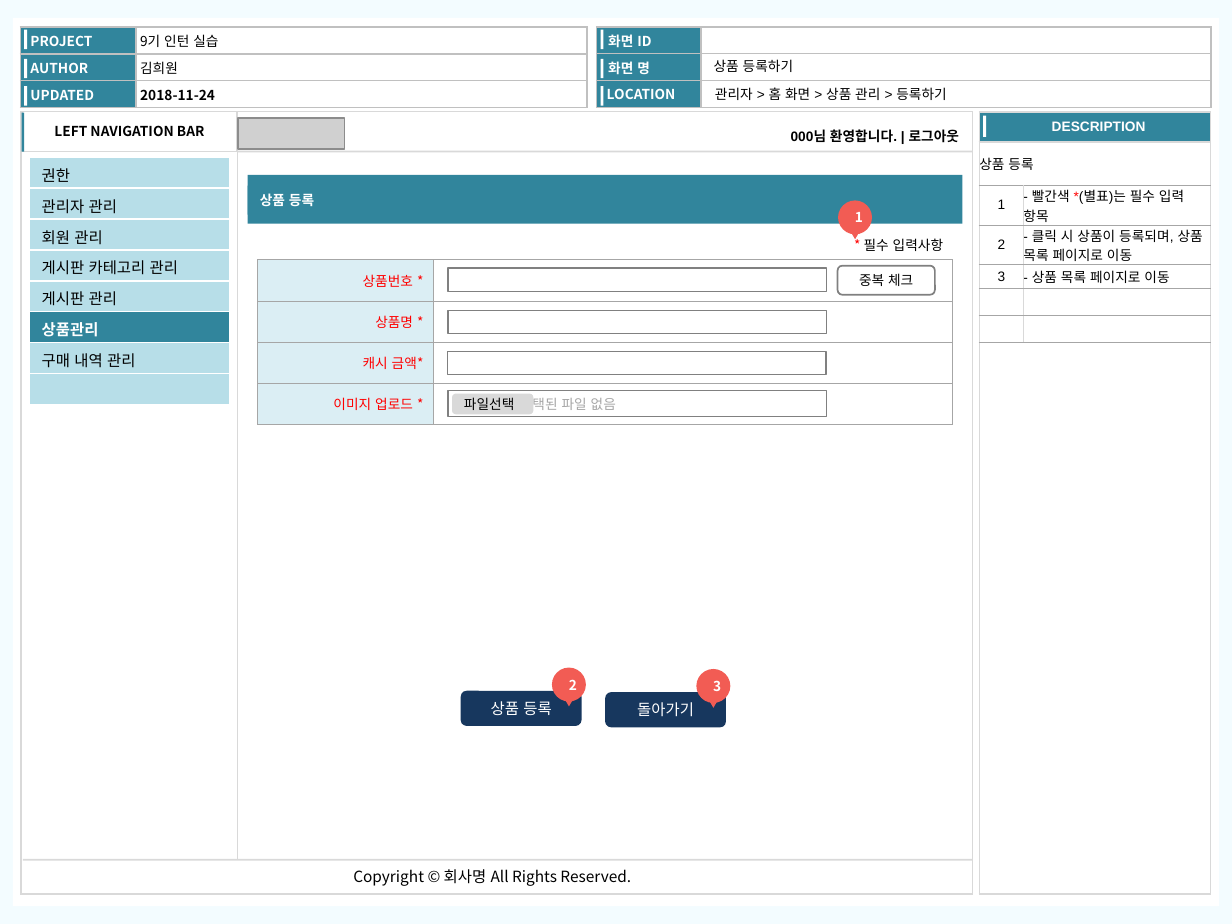
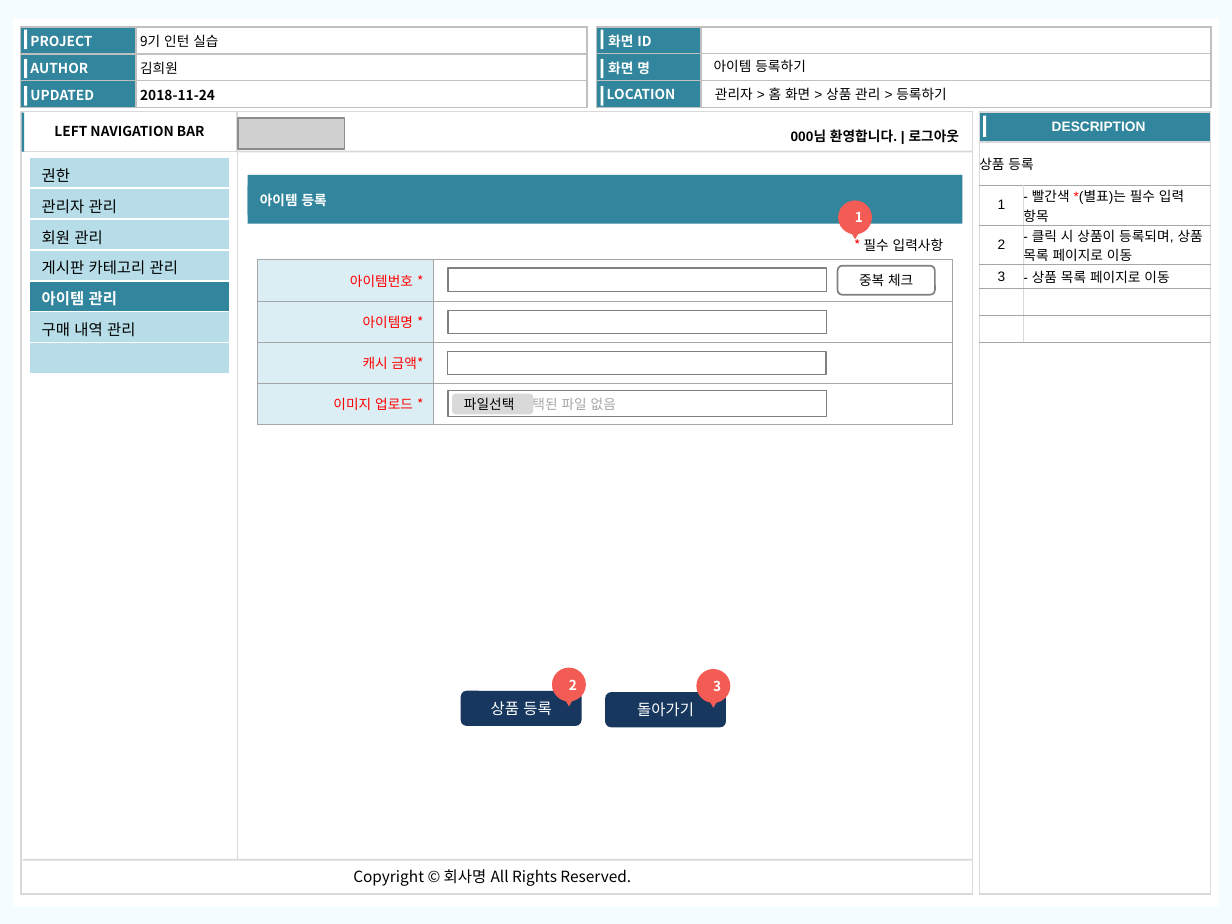
Before and after one commit to kimheewon/project, a slide deck: slide 36 of Document/인턴_김희원_산출물_화면정의서_관리자_v1.2.2.pptx. Drawn at 1232x924 pixels with LibreOffice and Linux fonts; fonts in the diff are those of the drawing; grey boxes stand for pictures. Boxes give left, top, right and bottom in pixels: in the first picture for what was removed or moved away, otherwise in the second. Text is boxed around its words. In the diff, an @@ line names an element or a change of style, - is before the commit and + after.

```diff
--- a/Document/인턴_김희원_산출물_화면정의서_관리자_v1.2.2.pptx
+++ b/Document/인턴_김희원_산출물_화면정의서_관리자_v1.2.2.pptx
@@ text at (714,59,806,72): text changed @@
-상품 등록하기
+아이템 등록하기
@@ table at (30,158,229,373) @@
-row 5: 게시판 관리
-row 6: 상품관리
+row 5: 아이템 관리
@@ text at (260,193,327,207): text changed @@
-상품 등록
+아이템 등록
@@ table at (257,260,952,425) @@
-row 1, column 1: 상품번호 *
+row 1, column 1: 아이템번호 *
-row 2, column 1: 상품명 *
+row 2, column 1: 아이템명 *
```
Also in this commit, not shown: 30 other slides changed, 9 other files.
